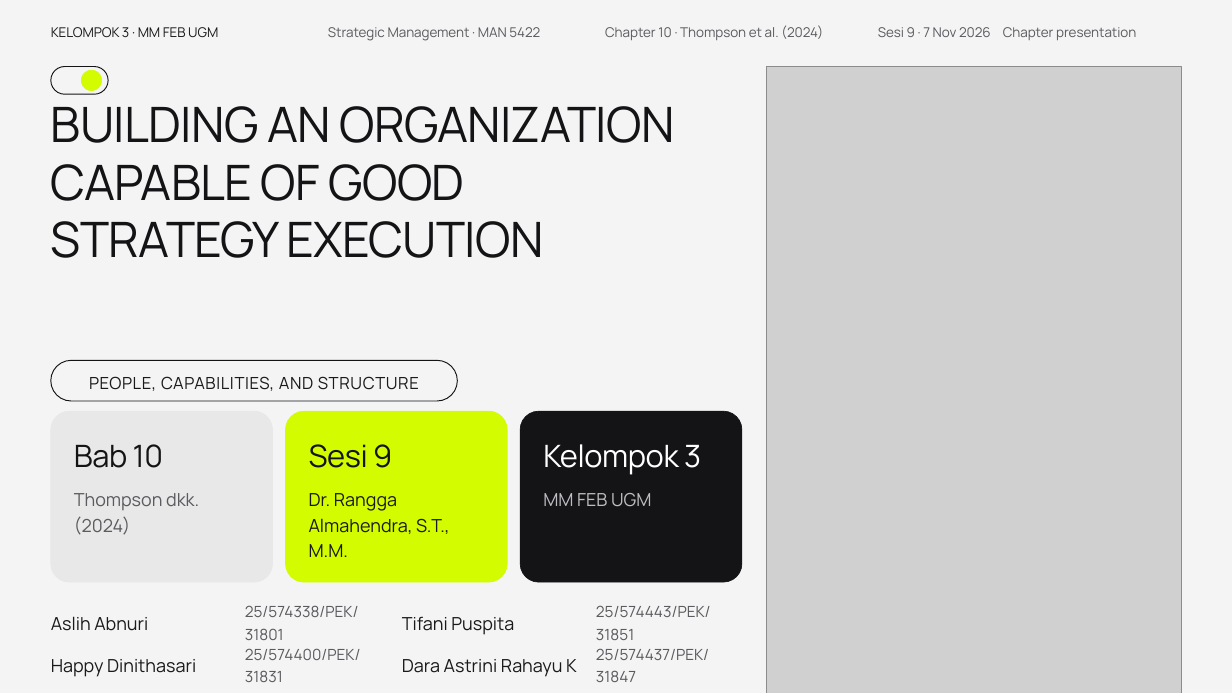
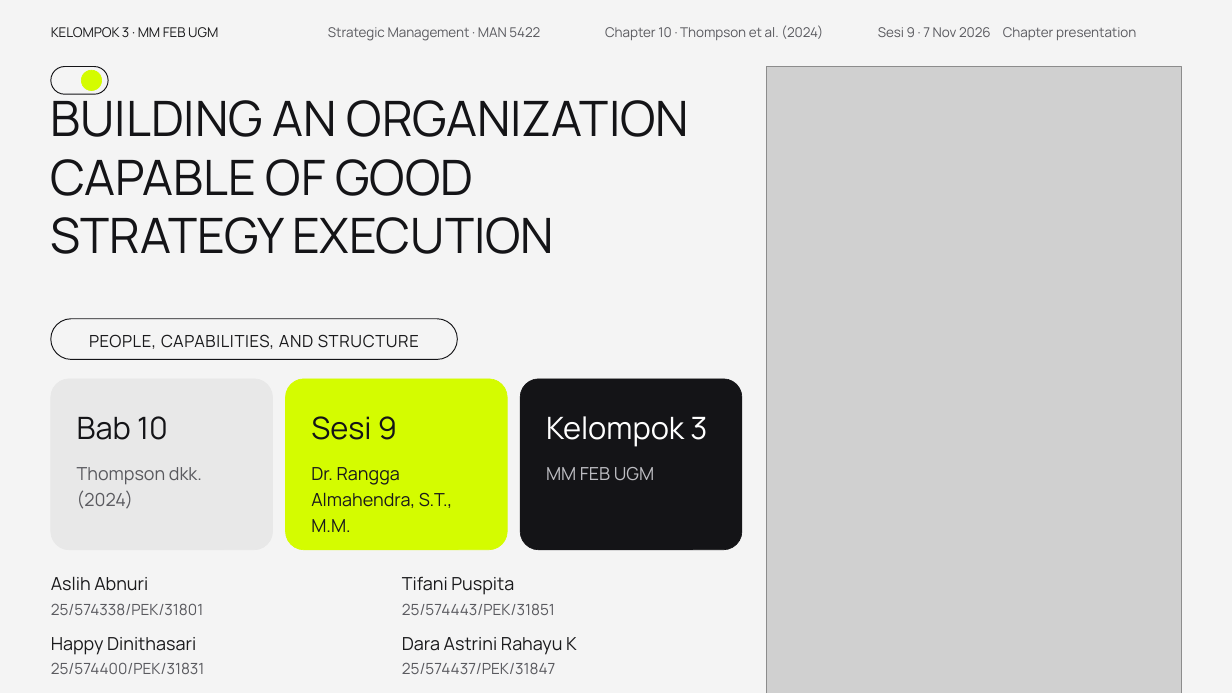
Before and after one commit to aslihabnuri/Dom-Manipulation, a slide deck: slide 1 of presentasi_ch10_kelompok3/SMJKT_Group 3_Aslih_Chapter 10 Strategy Execution.pptx. Drawn at 1232x693 pixels with LibreOffice and Linux fonts; fonts in the diff are those of the drawing; grey boxes stand for pictures; background and template pictures are left out. Boxes give left, top, right and bottom in pixels: in the first picture for what was removed or moved away, otherwise in the second. Text is boxed around its words. In the diff, an @@ line names an element or a change of style, - is before the commit and + after.

```diff
--- a/presentasi_ch10_kelompok3/SMJKT_Group 3_Aslih_Chapter 10 Strategy Execution.pptx
+++ b/presentasi_ch10_kelompok3/SMJKT_Group 3_Aslih_Chapter 10 Strategy Execution.pptx
@@ text "BUILDING AN ORGANIZATION CAPABLE OF ...": place and size @@
-text "BUILDING AN ORGANIZATION CAPABLE OF ..." at (51, 106, 674, 258)
+text "BUILDING AN ORGANIZATION CAPABLE OF ..." at (51, 91, 689, 254)
@@ text "BUILDING AN ORGANIZATION CAPABLE OF ..." at (51, 91, 689, 254): letter spacing -0.5 to 0 pt; line spacing 0.98 to 1 @@
@@ rounded rectangle: place and size @@
-rounded rectangle at (51, 360, 457, 401)
+rounded rectangle at (51, 319, 457, 360)
@@ text "PEOPLE, CAPABILITIES, AND STRUCTURE": place and size @@
-text "PEOPLE, CAPABILITIES, AND STRUCTURE" at (89, 376, 419, 391)
+text "PEOPLE, CAPABILITIES, AND STRUCTURE" at (89, 334, 419, 349)
@@ 3 rounded rectangles: place and size @@
-3 rounded rectangles at (51, 411, 742, 582)
+3 rounded rectangles at (51, 379, 742, 550)
@@ text "Bab 10": place and size @@
-text "Bab 10" at (74, 444, 163, 468)
+text "Bab 10" at (77, 416, 168, 440)
@@ text "Sesi 9": place and size @@
-text "Sesi 9" at (309, 444, 392, 468)
+text "Sesi 9" at (311, 416, 397, 440)
@@ letter spacing -0.3 to 0 pt in 3 elements at (77, 416, 168, 440), (311, 416, 397, 440), (546, 416, 707, 447) @@
@@ text "Kelompok 3": place and size @@
-text "Kelompok 3" at (543, 444, 701, 475)
+text "Kelompok 3" at (546, 416, 707, 447)
@@ text "Thompson dkk. (2024)": place and size @@
-text "Thompson dkk. (2024)" at (74, 493, 199, 535)
+text "Thompson dkk. (2024)" at (77, 467, 202, 509)
@@ text "Dr. Rangga Almahendra, S.T., M.M.": place and size @@
-text "Dr. Rangga Almahendra, S.T., M.M." at (309, 493, 449, 557)
+text "Dr. Rangga Almahendra, S.T., M.M." at (311, 467, 452, 532)
@@ line spacing 1.18 to 1.2 in 3 elements at (77, 467, 202, 509), (311, 467, 452, 532), (546, 467, 654, 480) @@
@@ text "MM FEB UGM": place and size @@
-text "MM FEB UGM" at (543, 493, 651, 506)
+text "MM FEB UGM" at (546, 467, 654, 480)
@@ text "Aslih Abnuri": place and size @@
-text "Aslih Abnuri" at (51, 616, 148, 631)
+text "Aslih Abnuri" at (51, 576, 148, 591)
@@ text "Tifani Puspita": place and size @@
-text "Tifani Puspita" at (402, 616, 514, 635)
+text "Tifani Puspita" at (402, 576, 514, 595)
@@ text "25/574338/PEK/31801": place and size @@
-text "25/574338/PEK/31801" at (245, 605, 359, 640)
+text "25/574338/PEK/31801" at (51, 603, 203, 615)
@@ vertical alignment middle to top in 8 elements at (51, 637, 196, 655), (402, 637, 577, 655), (51, 576, 148, 591), (402, 576, 514, 595), (51, 662, 205, 674), (402, 662, 555, 674), (51, 603, 203, 615), (402, 603, 555, 615) @@
@@ text "25/574443/PEK/31851": place and size @@
-text "25/574443/PEK/31851" at (596, 605, 711, 640)
+text "25/574443/PEK/31851" at (402, 603, 555, 615)
@@ text "Happy Dinithasari": place and size @@
-text "Happy Dinithasari" at (51, 659, 196, 677)
+text "Happy Dinithasari" at (51, 637, 196, 655)
@@ text "Dara Astrini Rahayu K": place and size @@
-text "Dara Astrini Rahayu K" at (402, 659, 577, 677)
+text "Dara Astrini Rahayu K" at (402, 637, 577, 655)
@@ text "25/574400/PEK/31831": place and size @@
-text "25/574400/PEK/31831" at (245, 648, 361, 682)
+text "25/574400/PEK/31831" at (51, 662, 205, 674)
@@ text "25/574437/PEK/31847": place and size @@
-text "25/574437/PEK/31847" at (596, 648, 709, 682)
+text "25/574437/PEK/31847" at (402, 662, 555, 674)
```
Also in this commit, not shown: 19 other slides changed, 3 other files.
